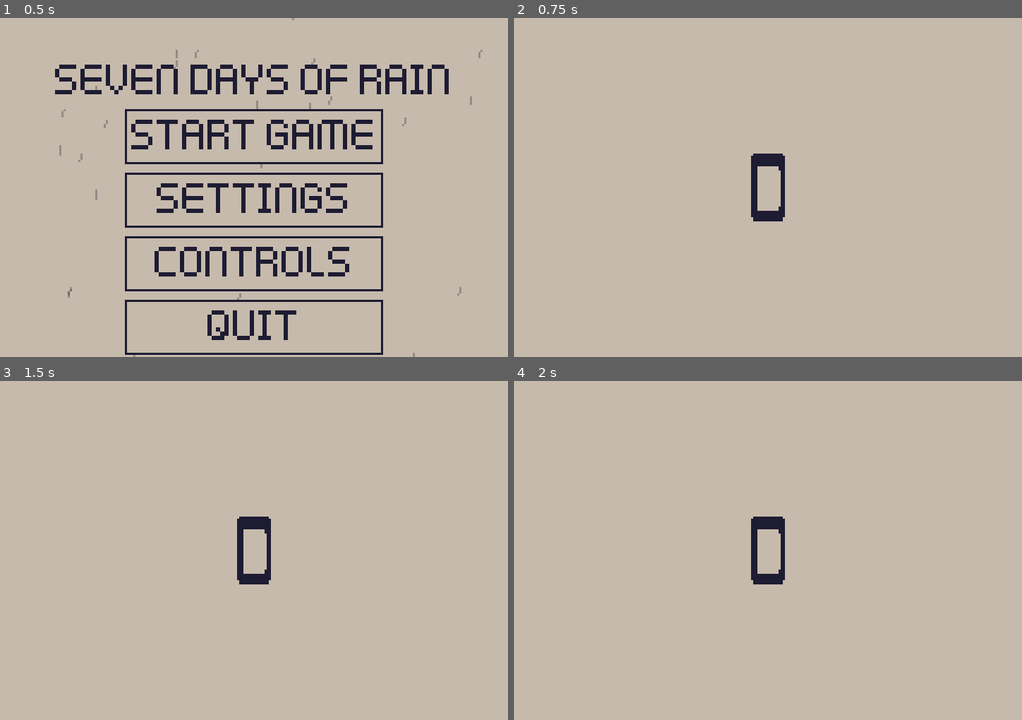
Above: before the commit, frames 1-4 (two rows, left to right).
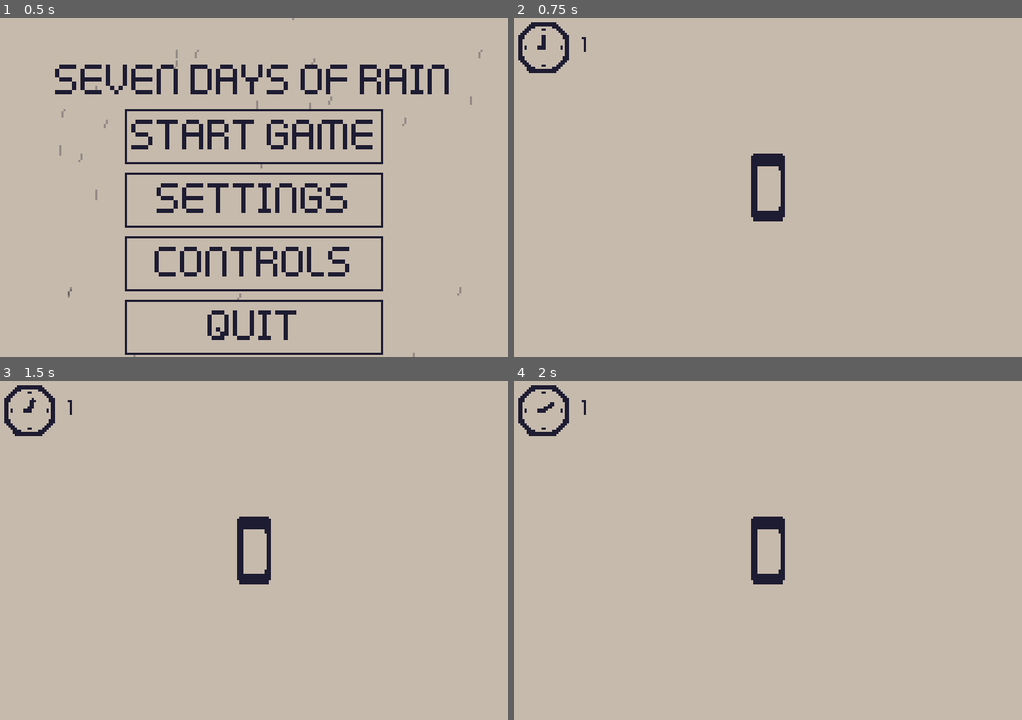
Above: after the commit, the same moments.

Repository: chickengamer555/7-days-of-rain-B1T-jam
Game: Godot game, scene res://UI/MainMenu/main_menu.tscn
The game is run twice, just before and just after one commit, with the same random seed, the same clock (stepped at 60 frames per second) and the same inputs. The engine's default icon, where the game draws it, is replaced by a stand-in: a white triangle on a blue panel in a dark square.
Inputs (mouse positions are in pixels of both pictures, inside the frame that each line leads up to):
- Up to frame 1 (0.5 s): no input
- Up to frame 2 (0.75 s): click "Start Game" at 0.5 s
- Up to frame 3 (1.5 s): tap Enter at 1.25 s; move the mouse to (365, 533) at 1.27 s; hold Right (right) from 1.28 s (still down); hold F (Fast_foward) from 1.28 s (still down); click (365, 533) at 1.42 s
- Up to frame 4 (2 s): keep holding Right (right); keep holding F (Fast_foward)

Frame 1 is identical in both runs. In frame 2, 0.5% of the frame differs, in the area x 0-15%, y 1-17%; in frame 3, 0.5%; in frame 4, 0.5%.

Commit message:
Clock changes/impmmentation

Diff:
--- a/Autoloads/clock.gd
+++ b/Autoloads/clock.gd
@@ -49,4 +49,4 @@
 	phase = 0
 	elapsed = 0.0
 	running = true
-	phase_changed.emit
+	phase_changed.emit()
--- a/HUD/HUD.tscn
+++ b/HUD/HUD.tscn
@@ -2,8 +2,15 @@
 
 [ext_resource type="Script" uid="uid://bq33jn2muoia5" path="res://HUD/hud.gd" id="1_f31rt"]
 [ext_resource type="Texture2D" uid="uid://8ia57vbc23j3" path="res://icon.svg" id="2_b7ubu"]
+[ext_resource type="Texture2D" uid="uid://ctjrc7t4i7hlh" path="res://Assets/Clock/New Piskel (8)-3.png.png" id="2_lkt0t"]
+[ext_resource type="Texture2D" uid="uid://b38n73fd3yb01" path="res://Assets/Clock/New Piskel (8)-1.png.png" id="3_6i5cd"]
 [ext_resource type="Texture2D" uid="uid://dt4gyh50war5d" path="res://Assets/UI/Ledger.png" id="3_ja1d4"]
 [ext_resource type="FontFile" uid="uid://cyjgs1wakyjye" path="res://Assets/UI/old-school-adventures-font/OldSchoolAdventures-42j9.ttf" id="4_amwvk"]
+[ext_resource type="Texture2D" uid="uid://ca72732fptx3r" path="res://Assets/Clock/New Piskel (8)-2.png (1).png" id="4_t1yhm"]
+
+[sub_resource type="StyleBoxFlat" id="StyleBoxFlat_lkt0t"]
+bg_color = Color(0.7764706, 0.7294118, 0.6745098, 1)
+expand_margin_left = 1.0
 
 [sub_resource type="StyleBoxTexture" id="StyleBoxTexture_pw64t"]
 texture = ExtResource("3_ja1d4")
@@ -17,16 +24,35 @@
 script = ExtResource("1_f31rt")
 
 [node name="ClockFace" type="Node2D" parent="." unique_id=1716147070]
+position = Vector2(14, 14)
 
 [node name="Base" type="Sprite2D" parent="ClockFace" unique_id=1767762996]
+texture = ExtResource("3_6i5cd")
+region_enabled = true
+region_rect = Rect2(22, 13, 26, 26)
 
 [node name="HourHand" type="Sprite2D" parent="ClockFace" unique_id=1799232454]
+texture = ExtResource("2_lkt0t")
+region_enabled = true
+region_rect = Rect2(22, 13, 26, 26)
 
 [node name="MinuteHand" type="Sprite2D" parent="ClockFace" unique_id=888249326]
+texture = ExtResource("4_t1yhm")
+region_enabled = true
+region_rect = Rect2(22, 13, 26, 26)
 
 [node name="DayLabel" type="Label" parent="." unique_id=1391676162]
-offset_right = 40.0
-offset_bottom = 23.0
+offset_left = 30.0
+offset_top = 7.0
+offset_right = 37.0
+offset_bottom = 17.0
+theme_override_colors/font_color = Color(0.11764706, 0.10980392, 0.19607843, 1)
+theme_override_fonts/font = ExtResource("4_amwvk")
+theme_override_font_sizes/font_size = 7
+theme_override_styles/normal = SubResource("StyleBoxFlat_lkt0t")
+theme_override_styles/focus = SubResource("StyleBoxFlat_lkt0t")
+horizontal_alignment = 1
+vertical_alignment = 1
 
 [node name="NewEntryIcon" type="TextureRect" parent="." unique_id=291051747]
 visible = false
--- a/HUD/hud.gd
+++ b/HUD/hud.gd
@@ -15,17 +15,16 @@
 	Clock.phase_changed.connect(update_clock)  # Move hands each face
 	Ledger.entry_learned.connect(flash_new_entry) #Flash when smth learned
 	$NewEntryTimer.timeout.connect($NewEntryIcon.hide) # zHide icon timer ends
-	$ClockFace/HourHand.rotation = Clock.phase * TAU / 4 # Point at phase no spin
 	$DayLabel.text = str(Clock.day) # Shows day
 
 func update_clock(): # Tween animation for clock hands spinning
-	var target = Clock.phase * TAU / 4
-	if target < $ClockFace/HourHand.rotation:
-		$ClockFace/HourHand.rotation -= TAU
-	var tween = create_tween().set_parallel()
-	tween.tween_property($ClockFace/HourHand, "rotation", target, 0.5)
-	tween.tween_property($ClockFace/MinuteHand, "rotation", TAU, 0.5).from(0.0)
 	$DayLabel.text = str(Clock.day)
+
+func _process(delta):
+	var seconds = floor(Clock.elapsed)
+	var day_progress = (Clock.phase + seconds / Clock.SECONDS_PER_PHASE) / 4.0 # How far through  day
+	$ClockFace/MinuteHand.rotation = day_progress * TAU # Minute hand does a turn each day
+	$ClockFace/HourHand.rotation = (Clock.day - 1 + day_progress) * TAU / 12 # Hour hand does full loop like real clock
 
 func flash_new_entry(id):
 	for entry in BOOK.entries:
Renamed: New Piskel (8)-1.png.png -> Assets/Clock/New Piskel (8)-1.png.png
Not shown, added: Assets/Clock/New Piskel (8)-1.png.png.import
Renamed: New Piskel (8)-2.png (1).png -> Assets/Clock/New Piskel (8)-2.png (1).png
Not shown, added: Assets/Clock/New Piskel (8)-2.png (1).png.import
Renamed: New Piskel (8)-3.png.png -> Assets/Clock/New Piskel (8)-3.png.png
Not shown, added: Assets/Clock/New Piskel (8)-3.png.png.import
Binary file removed: New Piskel (8) (4).png
